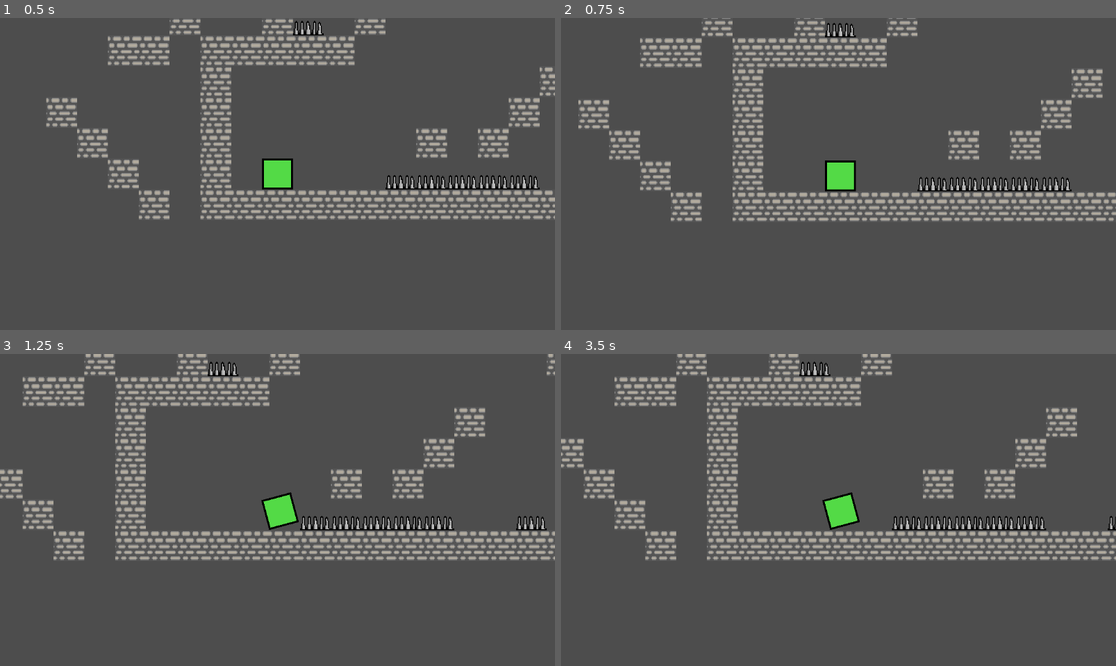
Above: before the commit, frames 1-4 (two rows, left to right).
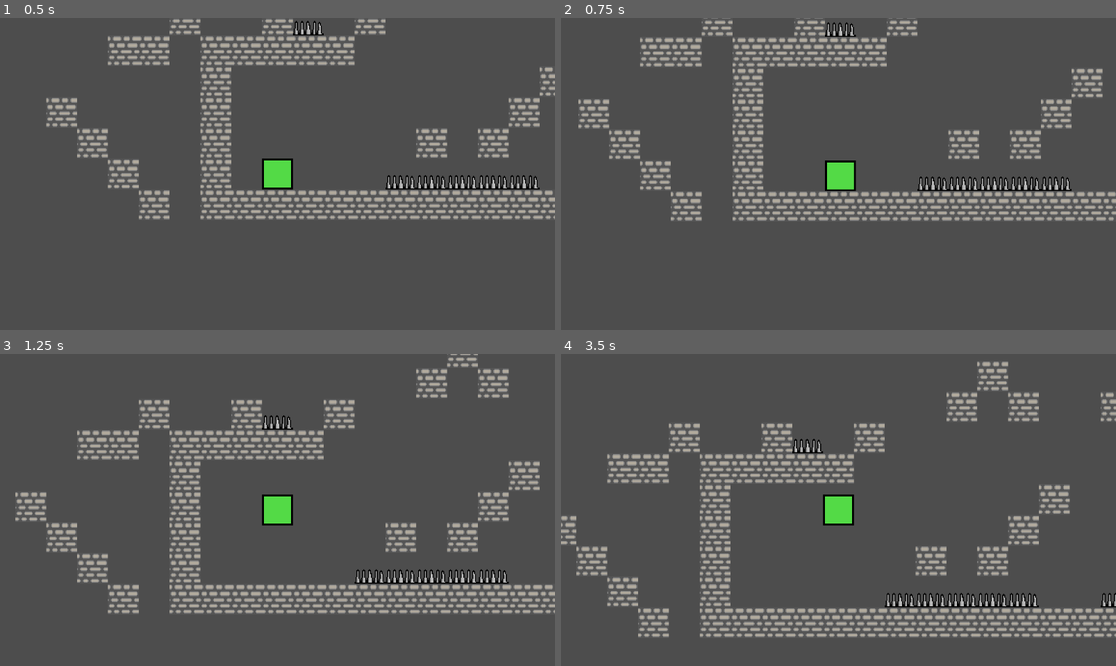
Above: after the commit, the same moments.

Repository: TamasKiss2003/Block-Aid
Game: Godot game, scene res://scenes/game.tscn
Two runs of this game, one before a commit and one after it. Both use one fixed random seed, a clock stepped at 60 frames per second and the inputs below.
Inputs:
- Up to frame 1 (0.5 s): no input
- Up to frame 2 (0.75 s): tap Enter at 0.5 s; hold Right (ui_right) from 0.53 s (still down)
- Up to frame 3 (1.25 s): keep holding Right (ui_right); tap Up (ui_up) at 0.77 s
- Up to frame 4 (3.5 s): tap Up (ui_up) at 1.52, 3.02 s; release Right (ui_right) at 2.03 s; hold Left (ui_left) 2.03-2.78 s; hold Right (ui_right) from 2.78 s (still down)

Frame 1 is identical in both runs. In frame 2, 3.9% of the frame differs, in the area x 3-100%, y 0-65%; in frame 3, 22%; in frame 4, 22%, in the area x 0-100%, y 0-91%.

Commit message:
Add shrink ability (#14)

Diff:
--- a/scenes/game.tscn
+++ b/scenes/game.tscn
@@ -38,6 +38,7 @@
 has_ceiling_crawl = true
 has_double_jump = true
 has_double_dash = true
+has_shrink = true
 
 [node name="Walls" type="TileMapLayer" parent="." unique_id=1365014839]
 use_parent_material = true
--- a/scenes/player.tscn
+++ b/scenes/player.tscn
@@ -33,14 +33,14 @@
 autoplay = "idle"
 
 [node name="CollisionShape2D" type="CollisionShape2D" parent="." unique_id=181238772]
-scale = Vector2(0.995, 0.995)
+scale = Vector2(0.985, 0.985)
 shape = SubResource("RectangleShape2D_hqtel")
 
 [node name="HitBox" type="Area2D" parent="." unique_id=494498149]
 collision_mask = 2
 
 [node name="CollisionShape2D" type="CollisionShape2D" parent="HitBox" unique_id=982816272]
-scale = Vector2(0.995, 0.995)
+scale = Vector2(0.985, 0.985)
 shape = SubResource("RectangleShape2D_g2els")
 debug_color = Color(1, 0, 0, 0.41960785)
 
--- a/scripts/player.gd
+++ b/scripts/player.gd
@@ -1,15 +1,13 @@
 extends CharacterBody2D
 
 const BLOCK_SIZE := 32
-const HALF_BLOCK := BLOCK_SIZE / 2.0
-const JUMP_VELOCITY := -450.0
+const JUMP_VELOCITY := -350.0
+const SHRINK_DURATION := 0.15
 
 # Rolling
 const ROLL_DURATION := 0.2
 const ROLL_AXIS_TRESHOLD := 0.2
-const ROLL_SNAP_THRESHOLD := BLOCK_SIZE / 8.0
 const ROLL_DURATION_EXPONENT := 0.8
-const ROLL_END_DELAY := 0.05
 
 # Dashing
 const DASH_SPEED := 500.0
@@ -24,6 +22,16 @@
 @export var has_ceiling_crawl := false
 @export var has_double_jump := false
 @export var has_double_dash := false
+@export var has_shrink := false
+
+var _block_size: int = BLOCK_SIZE
+var _half_block: float:
+	get:
+		return _block_size / 2.0
+
+var _jump_velocity: float:
+	get:
+		return JUMP_VELOCITY * sqrt(float(_block_size) / BLOCK_SIZE)
 
 var _max_dash_count: int:
 	get:
@@ -38,6 +46,8 @@
 var _wall_stick_dir := 0
 var _wall_stick_aligning := false
 var _wall_tween: Tween = null
+var _is_shrunk := false
+var _is_shrinking := false
 
 
 func die() -> void:
@@ -47,14 +57,96 @@
 func _physics_process(delta: float) -> void:
 	if _is_dashing:
 		_handle_dash()
+		move_and_slide()
+		return
+	if not _is_rolling:
+		_handle_shrink()
+	if _is_shrinking:
 		return
 	if _is_wall_stuck or _is_ceiling_stuck:
 		_handle_stick()
+		move_and_slide()
 		return
 
 	_handle_gravity(delta)
 	_handle_movement()
 	move_and_slide()
+
+# Shrink handling
+
+
+func _handle_shrink() -> void:
+	if _is_shrinking or not Input.is_key_pressed(KEY_S):
+		return
+	if _is_shrunk:
+		_try_grow()
+	elif _can_shrink():
+		_do_shrink()
+
+
+func _can_shrink() -> bool:
+	return has_shrink and (is_on_floor() or _is_wall_stuck or _is_ceiling_stuck)
+
+
+func _get_shrink_offset() -> Vector2:
+	var q := BLOCK_SIZE / 4.0
+	if _is_wall_stuck:
+		return Vector2(_wall_stick_dir * q, -_wall_stick_dir * q)
+	elif _is_ceiling_stuck:
+		return Vector2(-q, -q)
+	else:
+		return Vector2(q, q)
+
+
+func _do_shrink() -> void:
+	velocity = Vector2.ZERO
+	_is_shrinking = true
+	var tween := create_tween()
+	tween.set_parallel(true)
+	tween.tween_property(self, "scale", Vector2(0.5, 0.5), SHRINK_DURATION)
+	tween.tween_property(self, "global_position", global_position + _get_shrink_offset(), SHRINK_DURATION)
+	tween.set_parallel(false)
+	tween.tween_callback(
+		func() -> void:
+			_block_size = int(float(BLOCK_SIZE) / 2)
+			_is_shrunk = true
+			_is_shrinking = false
+			var potential_wall_stick_dir := int(test_move(global_transform, Vector2.RIGHT * _half_block)) - int(test_move(global_transform, Vector2.LEFT * _half_block))
+			if potential_wall_stick_dir != 0:
+				_wall_stick_dir = potential_wall_stick_dir
+			_is_wall_stuck = test_move(global_transform.translated(Vector2.RIGHT * _block_size * _wall_stick_dir), Vector2.ZERO)
+			_is_ceiling_stuck = test_move(global_transform.translated(Vector2.UP * _block_size), Vector2.ZERO)
+	)
+
+
+func _try_grow() -> void:
+	velocity = Vector2.ZERO
+	var grow_center := Vector2(
+		snapped(global_position.x - BLOCK_SIZE / 2.0, float(BLOCK_SIZE)) + BLOCK_SIZE / 2.0,
+		snapped(global_position.y - BLOCK_SIZE / 2.0, float(BLOCK_SIZE)) + BLOCK_SIZE / 2.0,
+	)
+	scale = Vector2(1.0, 1.0)
+	if test_move(Transform2D(rotation, grow_center), Vector2.ZERO):
+		scale = Vector2(0.5, 0.5)
+		return
+	scale = Vector2(0.5, 0.5)
+	_is_shrinking = true
+	var tween := create_tween()
+	tween.set_parallel(true)
+	tween.tween_property(self, "scale", Vector2(1.0, 1.0), SHRINK_DURATION)
+	tween.tween_property(self, "global_position", grow_center, SHRINK_DURATION)
+	tween.set_parallel(false)
+	tween.tween_callback(
+		func() -> void:
+			_block_size = BLOCK_SIZE
+			_is_shrunk = false
+			_is_shrinking = false
+			if _is_ceiling_stuck:
+				_is_wall_stuck = test_move(global_transform.translated(Vector2.RIGHT * _block_size * _wall_stick_dir), Vector2.ZERO)
+				return
+			if _is_wall_stuck:
+				_is_ceiling_stuck = test_move(global_transform.translated(Vector2.UP * _block_size), Vector2.ZERO)
+	)
 
 # Dash handling
 
@@ -72,7 +164,7 @@
 		return
 	var target_x_delta := _dash_target_x - global_position.x
 	var dash_dir := 0 if abs(target_x_delta) < 1 else int(sign(target_x_delta))
-	var floor_near := test_move(global_transform, Vector2(0.0, BLOCK_SIZE + ROLL_SNAP_THRESHOLD))
+	var floor_near := test_move(global_transform, Vector2(0.0, _block_size + _block_size / 8.0))
 	velocity = Vector2.ZERO
 	_is_dashing = false
 	if not floor_near and dash_dir != 0:
@@ -83,12 +175,12 @@
 
 
 func _align_to_wall_grid() -> void:
-	var target_y: float = ceil((global_position.y - HALF_BLOCK) / BLOCK_SIZE) * BLOCK_SIZE + HALF_BLOCK
+	var target_y: float = ceil((global_position.y - _half_block) / _block_size) * _block_size + _half_block
 	_tween_wall_y(target_y)
 
 
 func _slide_down_wall() -> void:
-	_tween_wall_y(global_position.y + BLOCK_SIZE)
+	_tween_wall_y(global_position.y + _block_size)
 
 
 func _tween_wall_y(target_y: float) -> void:
@@ -107,10 +199,10 @@
 
 	if not _is_wall_stuck:
 		return
-	if not test_move(global_transform, Vector2(_wall_stick_dir * 1.0, 0.0)):
+	if not test_move(global_transform, Vector2(float(_wall_stick_dir), 0.0)):
 		_release_stick()
 		return
-	if not has_wallclimb:
+	if not has_wallclimb and not test_move(global_transform, Vector2.DOWN * _half_block):
 		_slide_down_wall()
 
 # Wall climb handling
@@ -122,9 +214,12 @@
 	if _is_rolling:
 		return
 
-	if test_move(global_transform, Vector2.DOWN * HALF_BLOCK):
-		_release_stick()
-		return
+	if test_move(global_transform, Vector2.DOWN * _half_block):
+		if _is_wall_stuck:
+			_is_ceiling_stuck = false
+		else:
+			_release_stick()
+			return
 
 	var horiz_dir := int(Input.is_action_just_pressed("ui_right")) - int(Input.is_action_just_pressed("ui_left"))
 	var vert_dir := int(Input.is_action_just_pressed("ui_down")) - int(Input.is_action_just_pressed("ui_up"))
@@ -138,26 +233,26 @@
 
 
 func _handle_corner_input(horiz_dir: int, vert_dir: int) -> void:
+	if (horiz_dir == _wall_stick_dir and not _is_reverse_stepup(horiz_dir)) or vert_dir == -1:
+		_release_stick()
+		return
+
 	if vert_dir != 0:
 		var target := _get_roll_target(vert_dir, false)
 		if _is_reverse_stepup(_wall_stick_dir):
-			_roll_reverse_stepup(_wall_stick_dir, Vector2(target.x + _wall_stick_dir * BLOCK_SIZE, target.y - BLOCK_SIZE))
+			_roll_reverse_stepup(_wall_stick_dir, Vector2(target.x + _wall_stick_dir * _block_size, target.y - _block_size))
 			return
 		if _roll_wall(vert_dir, target):
 			_is_ceiling_stuck = false
 		return
 
 	if horiz_dir != 0:
-		if horiz_dir == _wall_stick_dir and not _is_reverse_stepup(horiz_dir):
-			_release_stick()
-			return
 		var roll_target := _get_roll_target(horiz_dir, true)
-		var has_landing_block := test_move(global_transform.translated(Vector2(BLOCK_SIZE * horiz_dir, -BLOCK_SIZE)), Vector2.ZERO)
+		var has_landing_block := test_move(global_transform.translated(Vector2(_block_size * horiz_dir, -_block_size)), Vector2.ZERO)
 		if not has_landing_block and horiz_dir != _wall_stick_dir:
-			_roll_reverse_stepdown(horiz_dir, roll_target + Vector2.UP * BLOCK_SIZE)
-			return
-		var roll_success := _roll_ceiling(horiz_dir, roll_target)
-		if roll_success:
+			_roll_reverse_stepdown(horiz_dir, roll_target + Vector2.UP * _block_size)
+			return
+		if _roll_ceiling(horiz_dir, roll_target):
 			_is_wall_stuck = false
 		elif _is_reverse_stepup(horiz_dir):
 			_roll_reverse_stepup(horiz_dir, roll_target)
@@ -166,7 +261,11 @@
 func _handle_wall_input(horiz_dir: int, vert_dir: int) -> void:
 	if horiz_dir == -_wall_stick_dir:
 		_release_stick()
-		_start_dash(horiz_dir)
+		if test_move(global_transform, Vector2.DOWN * _block_size):
+			var target := _get_roll_target(horiz_dir, true)
+			_roll_sideways(horiz_dir, target)
+		else:
+			_start_dash(horiz_dir)
 	elif horiz_dir == _wall_stick_dir:
 		_release_stick()
 		return
@@ -177,11 +276,12 @@
 	if vert_dir != 0:
 		var target := _get_roll_target(vert_dir, false)
 		if _is_reverse_stepup(_wall_stick_dir) and vert_dir > 0:
-			_roll_reverse_stepup(_wall_stick_dir, Vector2(target.x + _wall_stick_dir * BLOCK_SIZE, target.y - BLOCK_SIZE))
-			return
-		if not _roll_wall(vert_dir, target):
-			target.x += _wall_stick_dir * BLOCK_SIZE
-			_roll_climb(_wall_stick_dir, target)
+			_roll_reverse_stepup(_wall_stick_dir, Vector2(target.x + _wall_stick_dir * _block_size, target.y - _block_size))
+			return
+		if _roll_wall(vert_dir, target):
+			return
+		target.x += _wall_stick_dir * _block_size
+		_roll_climb(_wall_stick_dir, target)
 
 
 func _handle_ceiling_input(horiz_dir: int, vert_dir: int) -> void:
@@ -190,9 +290,9 @@
 
 	if horiz_dir != 0:
 		var roll_target := _get_roll_target(horiz_dir, true)
-		var has_landing_block := test_move(global_transform.translated(Vector2(BLOCK_SIZE * horiz_dir, -BLOCK_SIZE)), Vector2.ZERO)
+		var has_landing_block := test_move(global_transform.translated(Vector2(_block_size * horiz_dir, -_block_size)), Vector2.ZERO)
 		if not has_landing_block:
-			_roll_reverse_stepdown(horiz_dir, roll_target + Vector2.UP * BLOCK_SIZE)
+			_roll_reverse_stepdown(horiz_dir, roll_target + Vector2.UP * _block_size)
 			return
 		_roll_ceiling(horiz_dir, roll_target)
 
@@ -208,16 +308,16 @@
 
 func _get_roll_target(direction: int, horizontal: bool) -> Vector2:
 	var pos := global_position.x if horizontal else global_position.y
-	var edge := pos - HALF_BLOCK
-	var next: float = (floor(edge * direction / BLOCK_SIZE) + 1) * BLOCK_SIZE * direction
-	if direction * (next - edge) < ROLL_SNAP_THRESHOLD:
-		next += direction * BLOCK_SIZE
-	return Vector2(next + HALF_BLOCK, global_position.y) if horizontal \
-	else Vector2(global_position.x, next + HALF_BLOCK)
+	var edge := pos - _half_block
+	var next: float = (floor(edge * direction / _block_size) + 1) * _block_size * direction
+	if direction * (next - edge) < _block_size / 8.0:
+		next += direction * _block_size
+	return Vector2(next + _half_block, global_position.y) if horizontal \
+	else Vector2(global_position.x, next + _half_block)
 
 
 func _is_reverse_stepup(dir: int) -> bool:
-	return not test_move(global_transform.translated(Vector2(BLOCK_SIZE * dir, BLOCK_SIZE)), Vector2.ZERO)
+	return not test_move(global_transform.translated(Vector2(_block_size * dir, _block_size)), Vector2.ZERO)
 
 
 func _attempt_roll(start_pivot: Vector2, end_pivot: Vector2, roll_angle: float, on_done: Callable) -> bool:
@@ -232,17 +332,17 @@
 	if not _can_wall_roll(target):
 		return false
 
-	var start_pivot := global_position + Vector2(_wall_stick_dir * HALF_BLOCK, vert_dir * HALF_BLOCK)
-	var end_pivot := Vector2(target.x + _wall_stick_dir * HALF_BLOCK, target.y - vert_dir * HALF_BLOCK)
+	var start_pivot := global_position + Vector2(_wall_stick_dir * _half_block, vert_dir * _half_block)
+	var end_pivot := Vector2(target.x + _wall_stick_dir * _half_block, target.y - vert_dir * _half_block)
 	return _attempt_roll(
 		start_pivot,
 		end_pivot,
 		_wall_stick_dir * vert_dir * (-PI / 2.0),
 		func() -> void:
-			if not test_move(global_transform, Vector2(float(_wall_stick_dir) * HALF_BLOCK, 0.0)):
+			if not test_move(global_transform, Vector2(float(_wall_stick_dir) * _half_block, 0.0)):
 				_release_stick()
 				return
-			if test_move(global_transform, Vector2.UP * HALF_BLOCK):
+			if test_move(global_transform, Vector2.UP * _half_block):
 				_is_ceiling_stuck = true
 	)
 
@@ -263,18 +363,19 @@
 	if not _can_ceiling_roll(target):
 		return false
 
-	var start_pivot := global_position + Vector2(direction * HALF_BLOCK, -HALF_BLOCK)
-	var end_pivot := Vector2(target.x - direction * HALF_BLOCK, target.y - HALF_BLOCK)
+	var start_pivot := global_position + Vector2(direction * _half_block, -_half_block)
+	var end_pivot := Vector2(target.x - direction * _half_block, target.y - _half_block)
 	return _attempt_roll(
 		start_pivot,
 		end_pivot,
 		direction * -PI / 2.0,
 		func() -> void:
-			if not test_move(global_transform, Vector2.UP * HALF_BLOCK):
+			if not test_move(global_transform, Vector2.UP * _half_block):
 				_release_stick()
 				return
-			if test_move(global_transform, Vector2.RIGHT * direction * HALF_BLOCK):
+			if test_move(global_transform, Vector2.RIGHT * direction * _half_block):
 				_is_wall_stuck = true
+				_wall_stick_dir = direction
 	)
 
 
@@ -282,14 +383,14 @@
 	if not _can_ceiling_roll(target):
 		return false
 
-	var start_pivot := global_position + Vector2(direction * HALF_BLOCK, -HALF_BLOCK)
-	var end_pivot := Vector2(target.x - direction * HALF_BLOCK, target.y + HALF_BLOCK)
+	var start_pivot := global_position + Vector2(direction * _half_block, -_half_block)
+	var end_pivot := Vector2(target.x - direction * _half_block, target.y + _half_block)
 	return _attempt_roll(
 		start_pivot,
 		end_pivot,
 		direction * -PI,
 		func() -> void:
-			if not test_move(global_transform, Vector2.UP * HALF_BLOCK):
+			if not test_move(global_transform, Vector2.UP * _half_block):
 				_is_ceiling_stuck = false
 				if !has_wallclimb:
 					_release_stick()
@@ -308,14 +409,14 @@
 	if not _can_reverse_stepup():
 		return false
 
-	var start_pivot := global_position + Vector2(direction * HALF_BLOCK, HALF_BLOCK)
-	var end_pivot := Vector2(target.x - direction * HALF_BLOCK, target.y + HALF_BLOCK)
+	var start_pivot := global_position + Vector2(direction * _half_block, _half_block)
+	var end_pivot := Vector2(target.x - direction * _half_block, target.y + _half_block)
 	return _attempt_roll(
 		start_pivot,
 		end_pivot,
 		direction * -PI,
 		func() -> void:
-			if not test_move(global_transform, Vector2.RIGHT * direction * HALF_BLOCK):
+			if not test_move(global_transform, Vector2.RIGHT * direction * _half_block):
 				_is_wall_stuck = false
 			_is_ceiling_stuck = true
 	)
@@ -334,7 +435,7 @@
 		var pivot := start_pivot.lerp(end_pivot, t)
 		var angle := roll_angle * t
 		var check_pos := pivot + (start_pos - start_pivot).rotated(angle)
-		if test_move(Transform2D(start_rot + angle, check_pos), Vector2.ZERO):
+		if test_move(Transform2D(start_rot + angle, scale, 0.0, check_pos), Vector2.ZERO):
 			return false
 	return true
 
@@ -350,6 +451,9 @@
 
 
 func _handle_movement() -> void:
+	if _is_rolling:
+		return
+
 	if is_on_ceiling() and _air_jump_used:
 		_stick_from_jump()
 
@@ -357,14 +461,16 @@
 		_jump()
 
 	if is_on_floor():
-		var dir := int(Input.is_action_pressed("ui_right")) - int(Input.is_action_pressed("ui_left"))
+		var dir := int(Input.is_action_just_pressed("ui_right")) - int(Input.is_action_just_pressed("ui_left"))
 		if dir == 0:
 			return
 		var target := _get_roll_target(dir, true)
-		var roll_success := _roll_sideways(dir, target)
-		if not roll_success:
-			target.y -= BLOCK_SIZE
-			_roll_climb(dir, target)
+		if _roll_sideways(dir, target):
+			return
+		target.y -= _block_size
+		if _roll_climb(dir, target):
+			return
+		_try_floor_wall_stick(dir)
 	else:
 		var dir := int(Input.is_action_just_pressed("ui_right")) - int(Input.is_action_just_pressed("ui_left"))
 		if dir == 0:
@@ -372,12 +478,19 @@
 		_start_dash(dir)
 
 
+func _try_floor_wall_stick(dir: int) -> void:
+	if not test_move(global_transform, Vector2(float(dir), 0.0)):
+		return
+	_is_wall_stuck = true
+	_wall_stick_dir = dir
+
+
 func _stick_from_jump() -> void:
 	if !has_ceiling_crawl:
 		return
 	_is_ceiling_stuck = true
 	_air_jump_used = false
-	var potential_wall_stick_dir := int(test_move(global_transform, Vector2.RIGHT * HALF_BLOCK)) - int(test_move(global_transform, Vector2.LEFT * HALF_BLOCK))
+	var potential_wall_stick_dir := int(test_move(global_transform, Vector2.RIGHT * _half_block)) - int(test_move(global_transform, Vector2.LEFT * _half_block))
 	if potential_wall_stick_dir != 0:
 		_is_wall_stuck = true
 		_wall_stick_dir = potential_wall_stick_dir
@@ -389,7 +502,7 @@
 
 	if not is_on_floor():
 		_air_jump_used = true
-	velocity.y = JUMP_VELOCITY
+	velocity.y = _jump_velocity
 
 
 func _can_jump() -> bool:
@@ -405,8 +518,8 @@
 	if not _can_roll_sideways(target):
 		return false
 
-	var start_pivot := global_position + Vector2(direction * HALF_BLOCK, HALF_BLOCK)
-	var end_pivot := Vector2(target.x - direction * HALF_BLOCK, target.y + HALF_BLOCK)
+	var start_pivot := global_position + Vector2(direction * _half_block, _half_block)
+	var end_pivot := Vector2(target.x - direction * _half_block, target.y + _half_block)
 	return _attempt_roll(start_pivot, end_pivot, direction * PI / 2.0, func() -> void: pass)
 
 
@@ -419,15 +532,15 @@
 	if not _can_roll_climb(target, direction):
 		return false
 
-	var start_pivot := global_position + Vector2(direction * HALF_BLOCK, -HALF_BLOCK)
-	var end_pivot := Vector2(target.x - direction * HALF_BLOCK, target.y + HALF_BLOCK)
-	return _attempt_roll(start_pivot, end_pivot, direction * PI, func() -> void: pass)
+	var start_pivot := global_position + Vector2(direction * _half_block, -_half_block)
+	var end_pivot := Vector2(target.x - direction * _half_block, target.y + _half_block)
+	return _attempt_roll(start_pivot, end_pivot, direction * PI, func() -> void: _is_wall_stuck = false)
 
 
 func _can_roll_climb(target: Vector2, direction: int) -> bool:
 	return not _is_rolling \
 	and not test_move(global_transform.translated(target - global_position), Vector2.ZERO) \
-	and test_move(global_transform.translated(direction * Vector2.RIGHT * BLOCK_SIZE), Vector2.ZERO)
+	and test_move(global_transform.translated(direction * Vector2.RIGHT * _block_size), Vector2.ZERO)
 
 
 func _perform_roll(start_pivot: Vector2, end_pivot: Vector2, roll_angle: float) -> Tween:
@@ -447,11 +560,11 @@
 	)
 	tween.tween_callback(
 		func() -> void:
-			global_position.x = snapped(global_position.x - HALF_BLOCK, float(BLOCK_SIZE)) + HALF_BLOCK
-			global_position.y = snapped(global_position.y - HALF_BLOCK, float(BLOCK_SIZE)) + HALF_BLOCK
+			global_position.x = snapped(global_position.x - _half_block, float(_block_size)) + _half_block
+			global_position.y = snapped(global_position.y - _half_block, float(_block_size)) + _half_block
 			rotation = snapped(rotation, PI / 2.0)
 	)
-	tween.tween_interval(ROLL_END_DELAY)
+	# tween.tween_interval(ROLL_END_DELAY)
 	tween.tween_callback(func() -> void: _is_rolling = false)
 
 	return tween
@@ -474,11 +587,11 @@
 
 
 func _get_dash_target_x(direction: int) -> float:
-	var edge := global_position.x - direction * HALF_BLOCK
-	var base: float = floor(edge * direction / BLOCK_SIZE) * BLOCK_SIZE * direction
+	var edge := global_position.x - direction * _half_block
+	var base: float = floor(edge * direction / _block_size) * _block_size * direction
 	var offset: float = direction * (edge - base)
-	var blocks := DASH_DISTANCE if offset < HALF_BLOCK else DASH_DISTANCE + 1
-	return base + direction * (blocks * BLOCK_SIZE + HALF_BLOCK)
+	var blocks := DASH_DISTANCE if offset < _half_block else DASH_DISTANCE + 1
+	return base + direction * (blocks * _block_size + _half_block)
 
 # Event handlers
 
